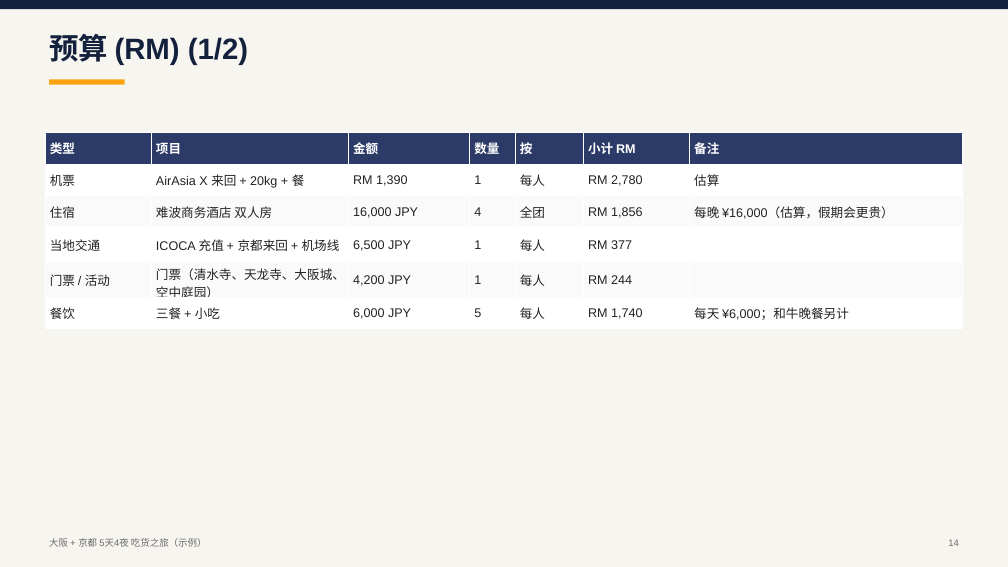
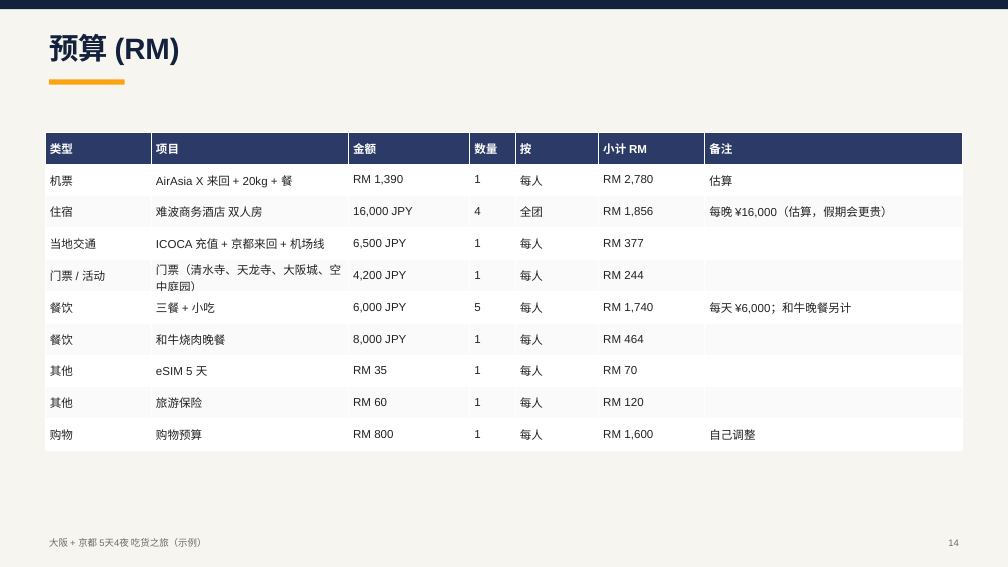
Before and after one commit to willietengg/malaysian-travel, a slide deck: slide 14 of examples/大阪京都5天4夜-示例.pptx. Drawn at 1008x567 pixels with LibreOffice and Linux fonts; fonts in the diff are those of the drawing. Boxes give left, top, right and bottom in pixels: in the first picture for what was removed or moved away, otherwise in the second. Text is boxed around its words. In the diff, an @@ line names an element or a change of style, - is before the commit and + after.

```diff
--- a/examples/大阪京都5天4夜-示例.pptx
+++ b/examples/大阪京都5天4夜-示例.pptx
@@ text at (x1=49, y1=34, x2=180, y2=65): text changed @@
-预算 (RM) (1/2)
+预算 (RM)
@@ table at (x1=45, y1=132, x2=962, y2=450) @@
+row 7: 餐饮 | 和牛烧肉晚餐 | 8,000 JPY | 1 | 每人 | RM 464 | 
+row 8: 其他 | eSIM 5 天 | RM 35 | 1 | 每人 | RM 70 | 
+row 9: 其他 | 旅游保险 | RM 60 | 1 | 每人 | RM 120 | 
+row 10: 购物 | 购物预算 | RM 800 | 1 | 每人 | RM 1,600 | 自己调整
```
Also in this commit, not shown: 10 other slides changed, 1 slide removed, 24 other files.
